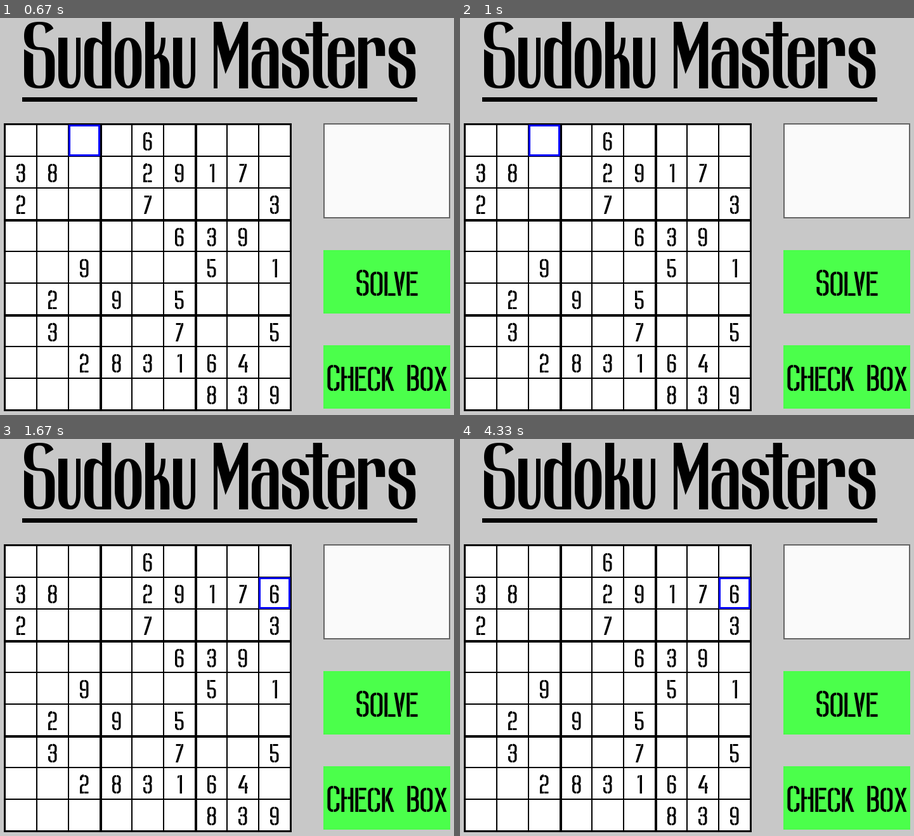
Above: before the commit, frames 1-4 (two rows, left to right).
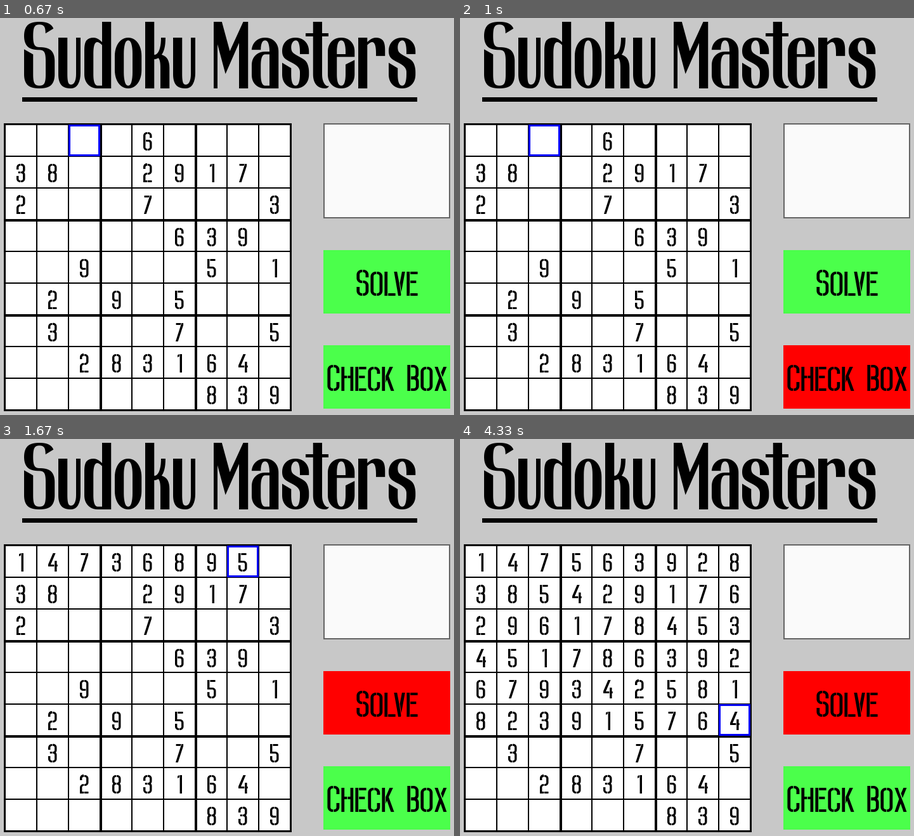
Above: after the commit, the same moments.

Repository: aditya-sahai/Sudoku-Game
Game: pygame game, started from GameWindow.py
Same seed, same stepped clock (60 frames per second), same inputs: the game is played once before the commit and once after it.
Inputs (mouse positions are in pixels of both pictures, inside the frame that each line leads up to):
- Up to frame 1 (0.67 s): press the mouse at (118, 268) at 0.37 s; move the mouse to (90, 212) at 0.47 s; release the mouse at (68, 152) at 0.6 s
- Up to frame 2 (1 s): click (873, 379) at 0.72 s
- Up to frame 3 (1.67 s): press the mouse at (272, 593) at 1.03 s; move the mouse to (345, 701) at 1.13 s; release the mouse at (417, 808) at 1.27 s; tap 6 at 1.33 s
- Up to frame 4 (4.33 s): no input

Frame 1 is identical in both runs. In frame 2, 3.9% of the frame differs, in the area x 71-100%, y 82-99%; in frame 3, 4.8%; in frame 4, 6.0%, in the area x 3-100%, y 28-75%.

Commit message:
Making Buttons Responsive, Solve Button Function

Diff:
--- a/GameWindow.py
+++ b/GameWindow.py
@@ -1,6 +1,7 @@
 import pygame
 from PygameConfig import PygameConfig
 from SudokuGenerator import SudokuGenerator
+from Solver import Solver
 
 
 class GameWindow:
@@ -15,10 +16,14 @@
         self.SudokuGenerator.remove_values(difficulty)
         self.get_grid_dict()
 
+        self.Solver = Solver(self.SudokuGenerator.grid)
+
         self.selected_row = 4
         self.selected_col = 4
 
         self.pressed_key = None
+
+        self.is_solving = False
 
     def get_grid_dict(self):
         """Gets a 2d list containing dicts instead of just numbers."""
@@ -118,6 +123,32 @@
         )
         self.settings.win.blit(text["text"], text["rect"])
 
+    def make_buttons_responsive(self):
+        """Change the color pf the buttons when hovered over and makes them functional."""
+
+        mouse_pos = pygame.mouse.get_pos()
+        mouse_is_pressed = pygame.mouse.get_pressed()[0] == 1
+        button = None
+
+        if self.settings.SOLVE_BOX_RECT.collidepoint(mouse_pos):
+            self.settings.SOLVE_BOX_COLOR = (255, 0, 0)
+            button = "solve"
+
+        else:
+            self.settings.SOLVE_BOX_COLOR = (75, 255, 75)
+
+        if self.settings.CHECK_BOX_RECT.collidepoint(mouse_pos):
+            self.settings.CHECK_BOX_COLOR = (255, 0, 0)
+            button = "check"
+
+        else:
+            self.settings.CHECK_BOX_COLOR = (75, 255, 75)
+
+        return {
+            "button": button,
+            "is-pressed": mouse_is_pressed,
+        }
+
     def draw_window(self):
         """Draws the game window."""
 
@@ -143,7 +174,9 @@
 
         for event in pygame.event.get():
             if event.type == pygame.QUIT:
-                self.loop_running = False
+                # self.loop_running = False
+                pygame.quit()
+                exit()
 
             elif event.type == pygame.KEYDOWN:
                 if event.key == pygame.K_1:
@@ -172,6 +205,44 @@
             if self.SudokuGenerator.grid[self.selected_row][self.selected_col]["can-change"]:
                 self.SudokuGenerator.grid[self.selected_row][self.selected_col]["value"] = self.pressed_key
 
+    def solve(self):
+        """Solves the board."""
+
+        empty_pos = self.Solver.find_empty()
+        self.event_loop()
+
+        if not empty_pos:
+            return True
+
+        else:
+            row, col = empty_pos
+
+        for num in range(1, 10):
+            if self.Solver.check_num(num, empty_pos):
+                self.SudokuGenerator.grid[row][col]["value"] = num
+                self.selected_row = row
+                self.selected_col = col
+
+                self.draw_window()
+                pygame.display.update()
+
+                self.settings.clock.tick(self.settings.FPS)
+
+                if self.solve():
+                    return True
+
+                self.SudokuGenerator.grid[row][col]["value"] = 0
+
+        return False
+
+    def restore_grid(self):
+        """Restores the grid."""
+
+        for row_num, row in enumerate(self.SudokuGenerator.grid):
+            for col_num, num_dict in enumerate(row):
+                if num_dict["can-change"]:
+                    self.SudokuGenerator.grid[row_num][col_num]["value"] = 0
+
     def main(self):
         """Main loop of the lobby window."""
 
@@ -179,6 +250,14 @@
 
             self.event_loop()
             self.make_sudoku_mouse_responsive()
+            button_mouse_status = self.make_buttons_responsive()
+
+            if button_mouse_status["button"] == "solve":
+                self.is_solving = button_mouse_status["is-pressed"]
+
+            if self.is_solving:
+                self.restore_grid()
+                self.solve()
 
             self.update_grid()
 
--- a/Solver.py
+++ b/Solver.py
@@ -1,7 +1,7 @@
 class Solver:
     def __init__(self, board):
         self.grid = board
-        self.get_grid_dict()
+        # self.get_grid_dict()
 
     def get_grid_dict(self):
         """Changes the 2D list to a 2D list containing dictionaries."""
